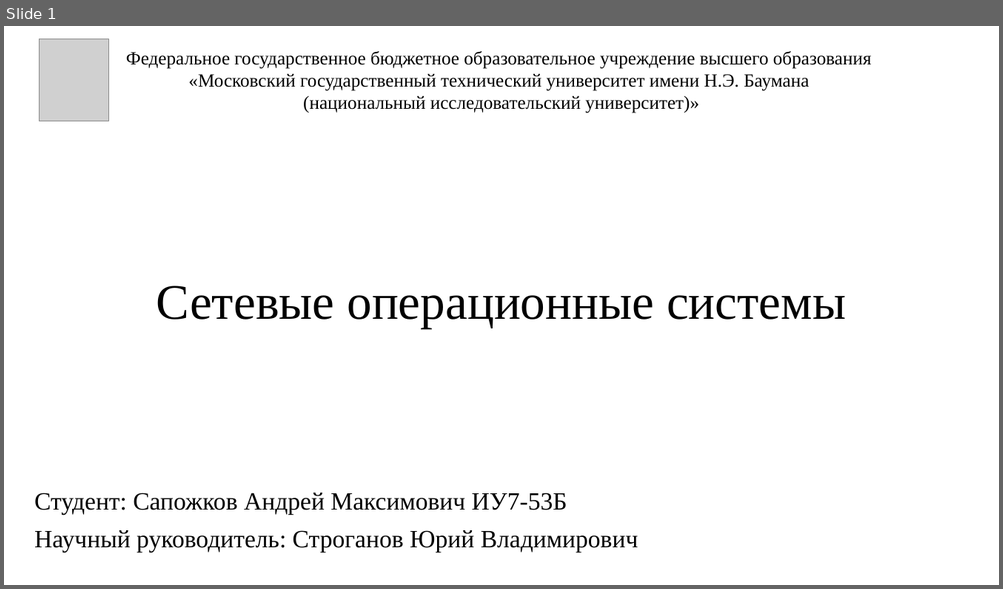
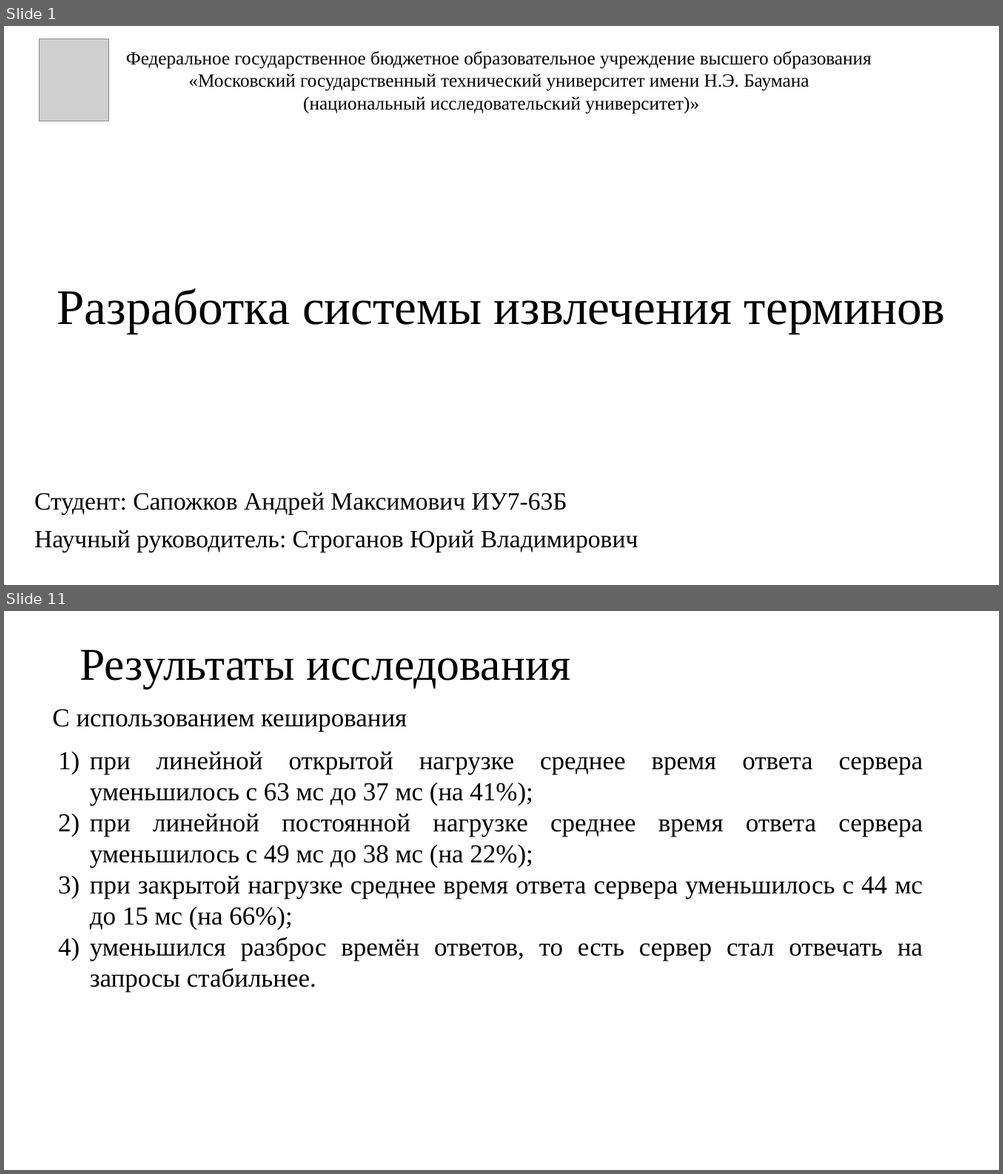
Before and after one commit to Inspirate789/Thermy-backend, a slide deck: docs/presentation/databases/presentation.pptx. Shown one above the other, each under a label of ours: slide 1 before the commit, slides 1 and 11 after it; the slides between them are not shown. The pictures are 1003x589 and 1003x1174 pixels, drawn with LibreOffice and Linux fonts; fonts in the diff are those of the drawing; grey boxes stand for pictures. Boxes give left, top, right and bottom in pixels: in the first picture for what was removed or moved away, otherwise in the second. Text is boxed around its words. In the diff, an @@ line names an element or a change of style, - is before the commit and + after.

```diff
--- a/docs/presentation/databases/presentation.pptx
+++ b/docs/presentation/databases/presentation.pptx
@@ slide 11 added at <box>4,611,999,1170</box>, background #FFFFFF @@
@@ title added at <box>79,649,571,688</box>, 44 pt, text #000000 @@
+Результаты исследования
@@ text added at <box>52,709,923,993</box>, 25 pt, text #000000 @@
+С использованием кеширования
+1) при линейной открытой нагрузке среднее время ответа сервера уменьшилось с 63 мс до 37 мс (на 41%);
+2) при линейной постоянной нагрузке среднее время ответа сервера уменьшилось с 49 мс до 38 мс (на 22%);
+3) при закрытой нагрузке среднее время ответа сервера уменьшилось с 44 мс до 15 мс (на 66%);
+4) уменьшился разброс времён ответов, то есть сервер стал отвечать на запросы стабильнее.
@@ slide 1 changed as well @@
@@ title at <box>57,289,945,334</box>: text changed @@
-Сетевые операционные системы
+Разработка системы извлечения терминов
@@ subtitle at <box>34,493,567,515</box>: text changed @@
-Студент: Сапожков Андрей Максимович ИУ7-53Б
+Студент: Сапожков Андрей Максимович ИУ7-63Б
```
Also in this commit, not shown: 11 other slides added, 8 slides removed, 4 other files.
